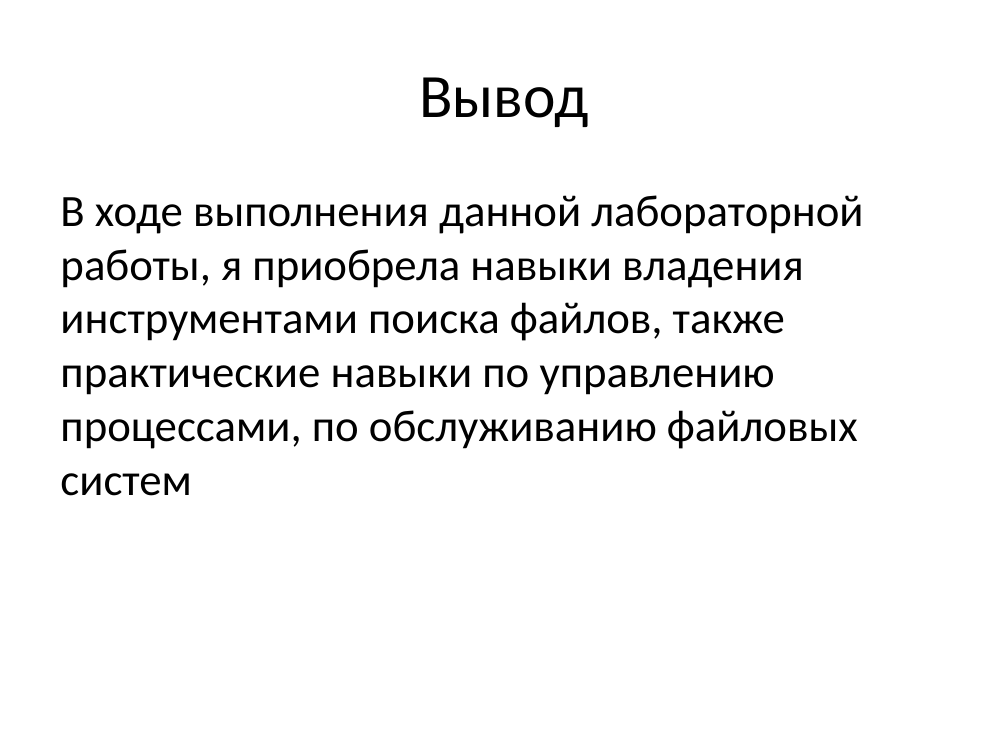
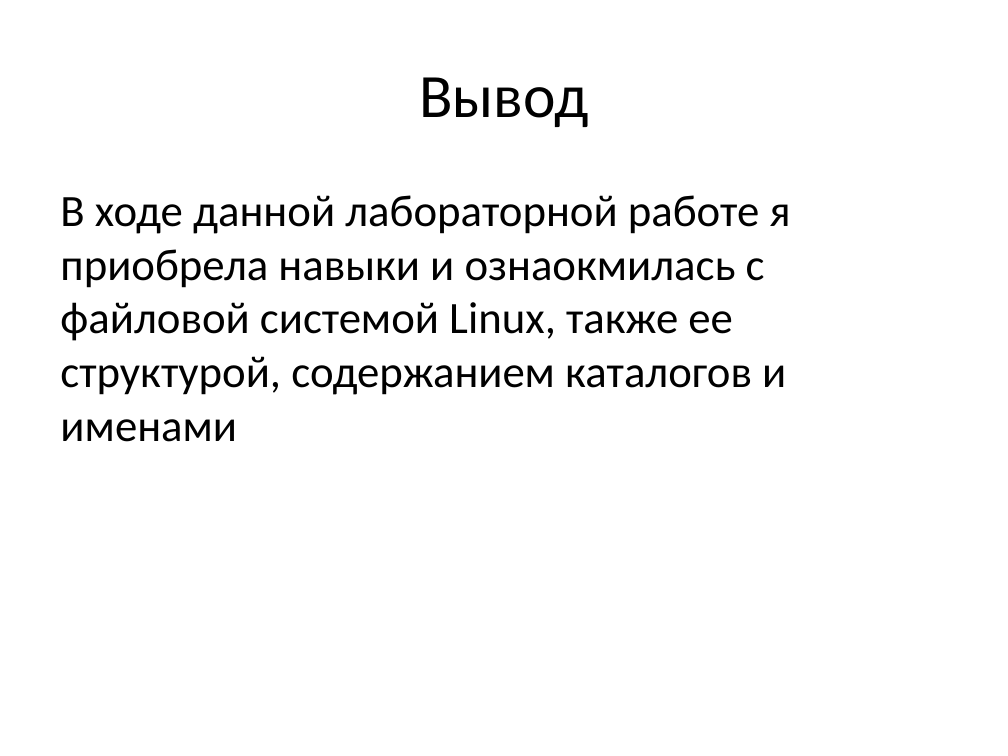
Before and after one commit to afkhusyainova/OS_2022, a slide deck: slide 10 of labs/lab05/presentation/presentation.pptx. Drawn at 1008x756 pixels with LibreOffice and Linux fonts; fonts in the diff are those of the drawing. Boxes give left, top, right and bottom in pixels: in the first picture for what was removed or moved away, otherwise in the second. Text is boxed around its words. In the diff, an @@ line names an element or a change of style, - is before the commit and + after.

```diff
--- a/labs/lab05/presentation/presentation.pptx
+++ b/labs/lab05/presentation/presentation.pptx
@@ text at <box>60,195,790,442</box>: text changed @@
-В ходе выполнения данной лабораторной работы, я приобрела навыки владения инструментами поиска файлов, также практические навыки по управлению процессами, по обслуживанию файловых систем
+В ходе данной лабораторной работе я приобрела навыки и ознаокмилась с файловой системой Linux, также ее структурой, содержанием каталогов и именами
```
Also in this commit, not shown: 7 other files.
